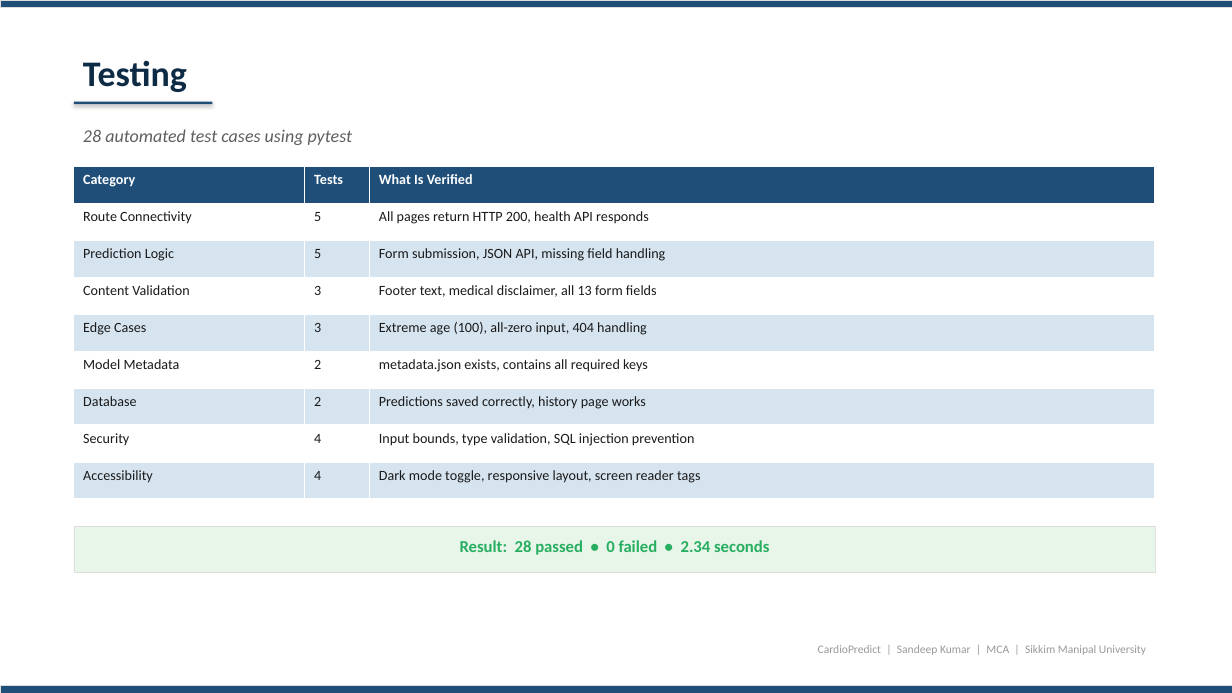
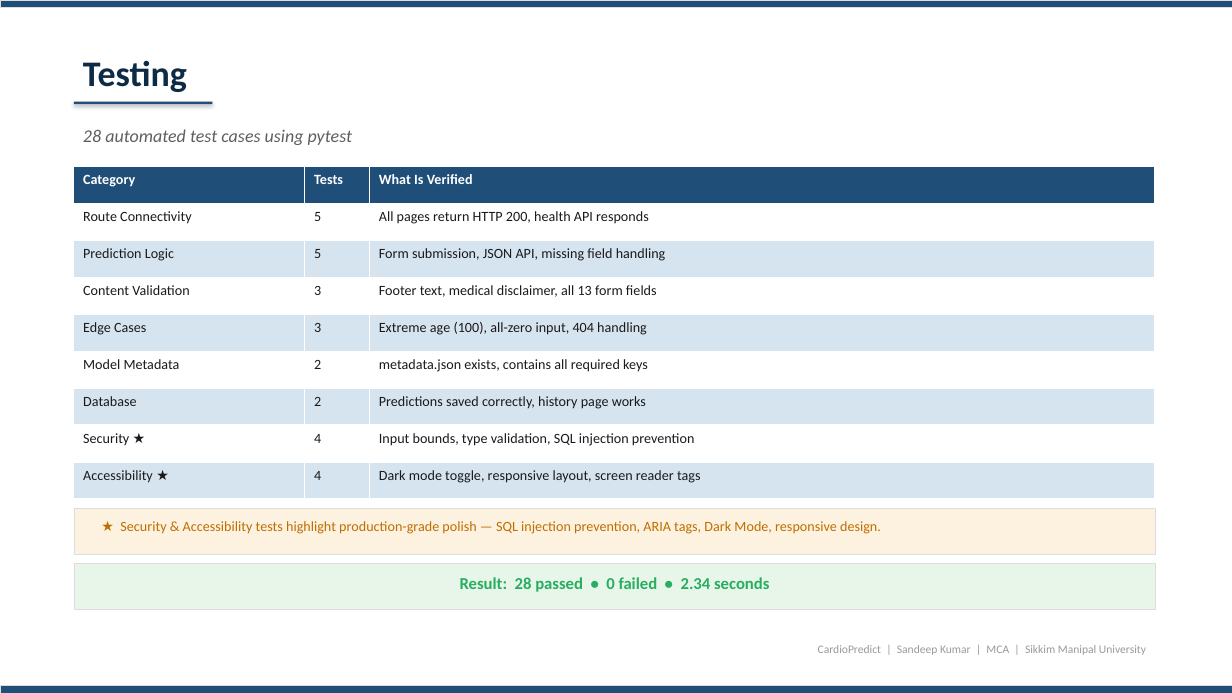
Before and after one commit to sandeeep-kr/HeartDiseaseProject, a slide deck: slide 13 of CardioPredict_Presentation.pptx. Drawn at 1232x693 pixels with LibreOffice and Linux fonts; fonts in the diff are those of the drawing. Boxes give left, top, right and bottom in pixels: in the first picture for what was removed or moved away, otherwise in the second. Text is boxed around its words. In the diff, an @@ line names an element or a change of style, - is before the commit and + after.

Commit message:
Defense-ready PPT: 80% baseline, GridSearchCV, high-contrast CM, Docker callout, Security highlight

```diff
--- a/CardioPredict_Presentation.pptx
+++ b/CardioPredict_Presentation.pptx
@@ table at <box>74,166,1155,499</box> @@
-row 8, column 1: Security
+row 8, column 1: Security ★
-row 9, column 1: Accessibility
+row 9, column 1: Accessibility ★
@@ rectangle added at <box>74,508,1155,555</box>, fill #FDF2E0, outline #DDDDDD 0.5 pt @@
@@ text added at <box>120,521,881,534</box>, 11 pt, text #BF6E00 @@
+★ Security & Accessibility tests highlight production-grade polish — SQL injection prevention, ARIA tags, Dark Mode, responsive design.
@@ text "Result: 28 passed • 0 ...": place and size @@
-text "Result: 28 passed • 0 ..." at <box>460,540,769,555</box>
+text "Result: 28 passed • 0 ..." at <box>460,577,769,592</box>
@@ rectangle: place and size @@
-rectangle at <box>74,527,1155,573</box>
+rectangle at <box>74,564,1155,610</box>
```
Also in this commit, not shown: 4 other slides changed.
